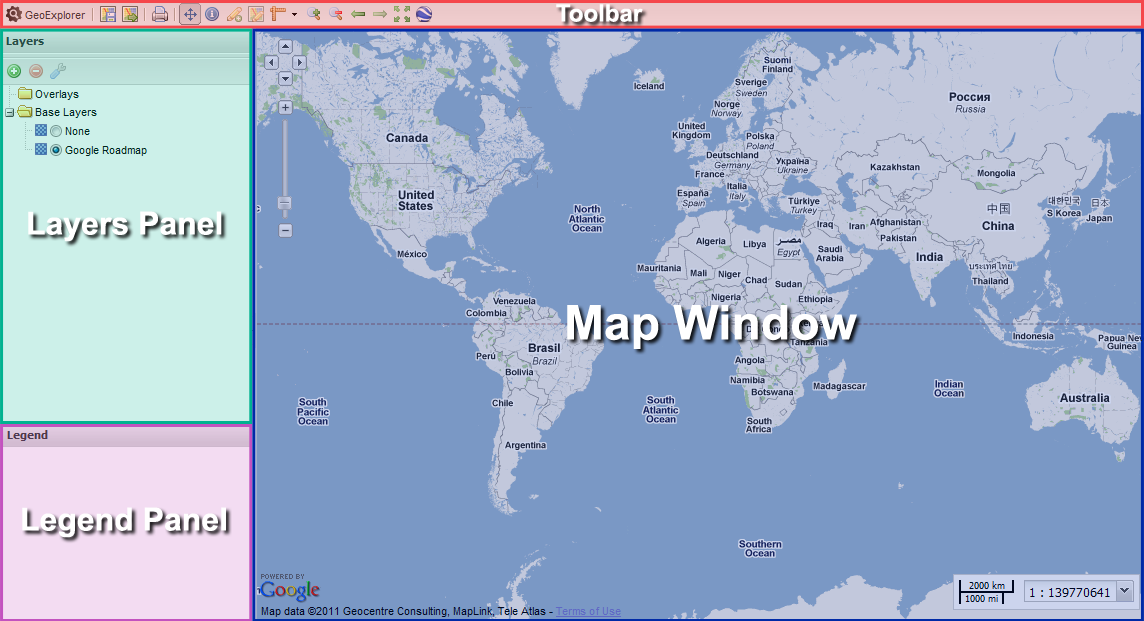
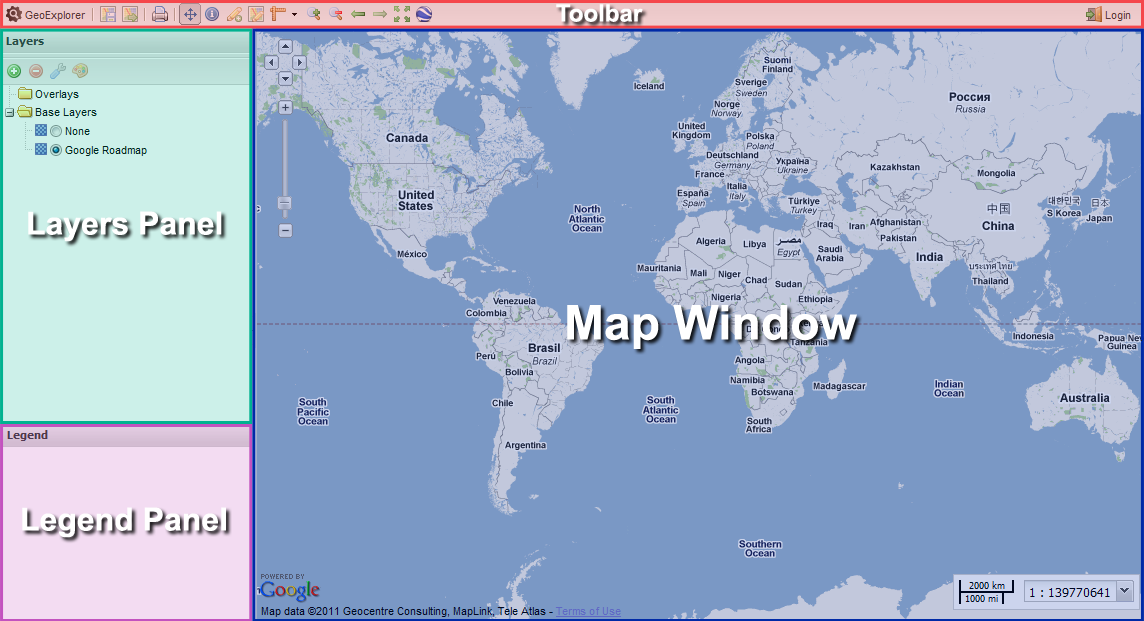
Layers edited between the first and the second w=1144, h=621 image:
renamed "Background" to "Layer 2", painted on it over box(72, 6, 1131, 78)
